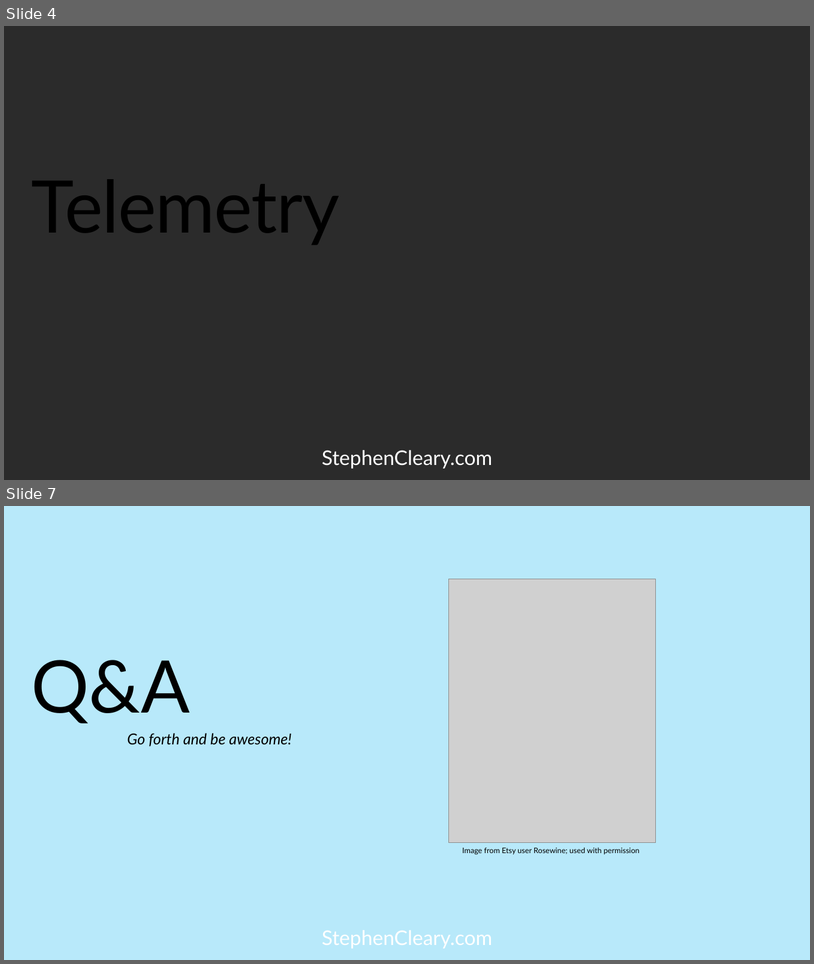
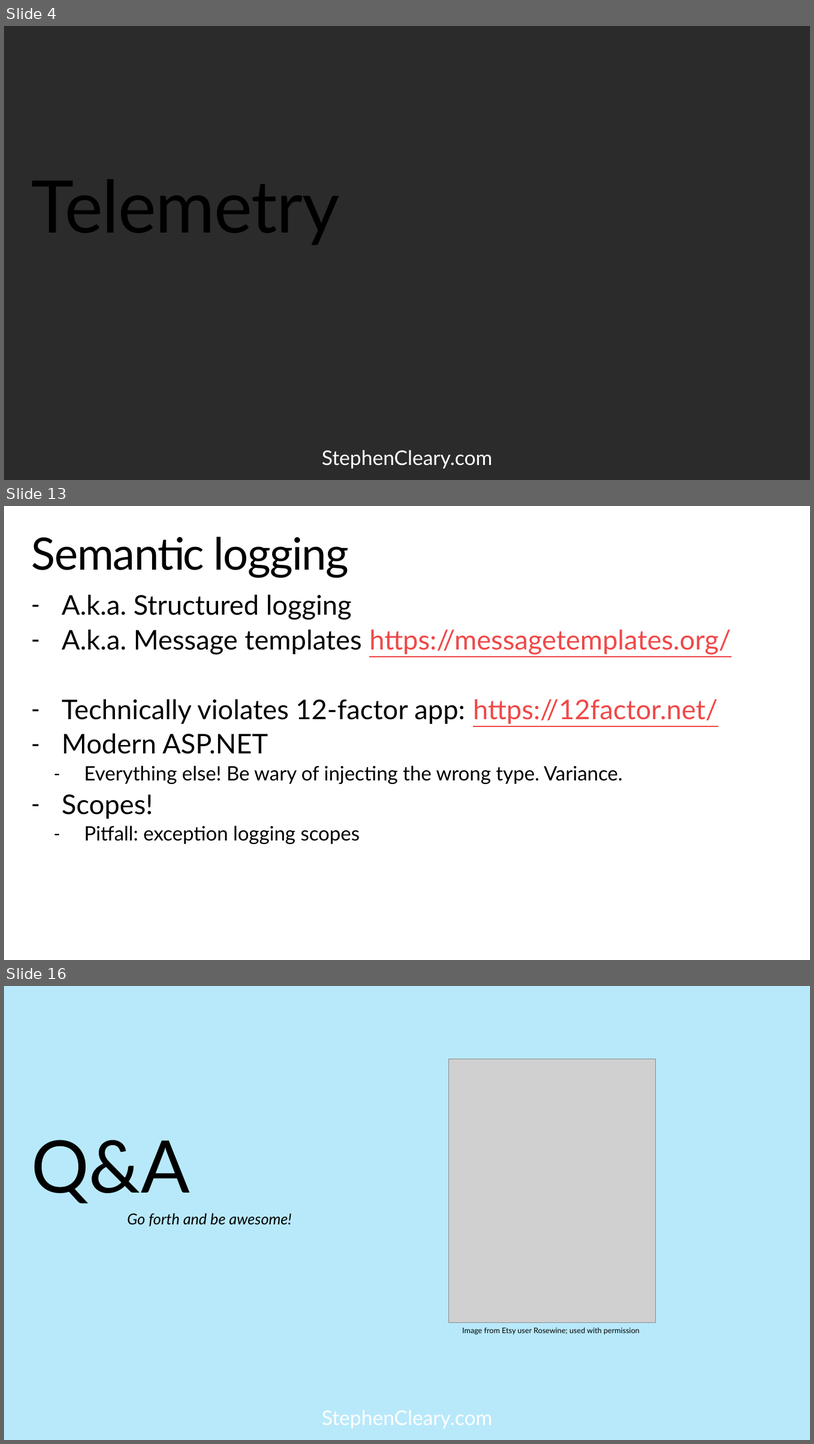
Before and after one commit to StephenCleary/Presentations, a slide deck: Telemetry/Logging Hero.pptx. Shown one above the other, each under a label of ours: slides 4 and 7 before the commit, slides 4, 13 and 16 after it; the slides between them are not shown. The pictures are 814x964 and 814x1444 pixels, drawn with LibreOffice and Linux fonts; fonts in the diff are those of the drawing; grey boxes stand for pictures; background and template pictures are left out; a plain dark background stands for a picture behind light text. Boxes give left, top, right and bottom in pixels: in the first picture for what was removed or moved away, otherwise in the second. Text is boxed around its words. In the diff, an @@ line names an element or a change of style, - is before the commit and + after.

```diff
--- a/Telemetry/Logging Hero.pptx
+++ b/Telemetry/Logging Hero.pptx
@@ slide 13 added at box(4, 506, 810, 960), background picture (left out); not listed: 1 template element that a slide beside it also shows @@
@@ title added at box(32, 537, 350, 578), 52.9 pt, text #000000 @@
+Semantic logging
@@ text added at box(62, 594, 731, 844), 32.4 pt, text #000000 @@
+– A.k.a. Structured logging
+– A.k.a. Message templates https://messagetemplates.org/
+– Technically violates 12-factor app: https://12factor.net/
+– Modern ASP.NET
+  – Everything else! Be wary of injecting the wrong type. Variance.
+– Scopes!
+  – Pitfall: exception logging scopes
@@ what was slide 7 is now slide 16 @@
```
Also in this commit, not shown: 2 slides changed, 8 other slides added, 1 other file.
